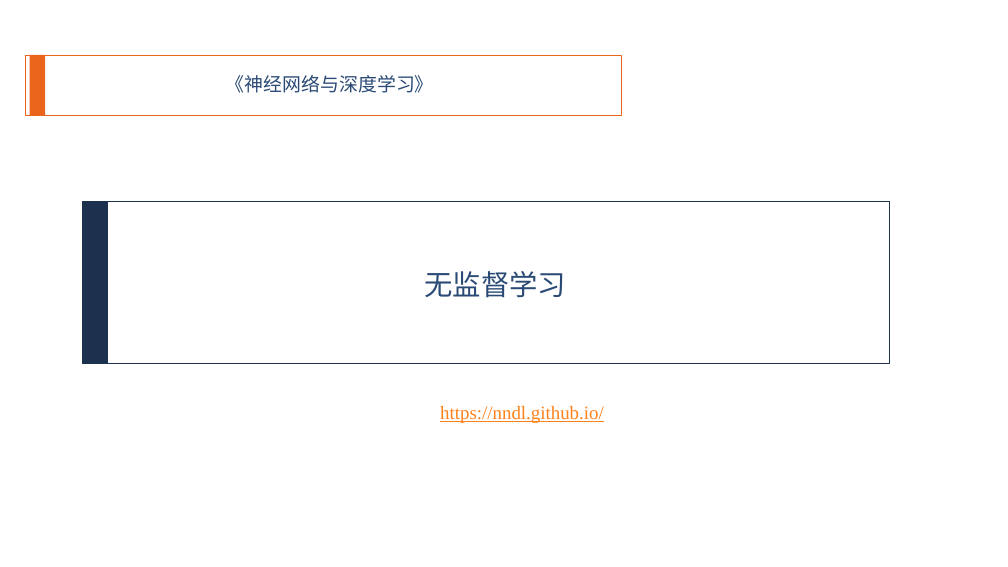
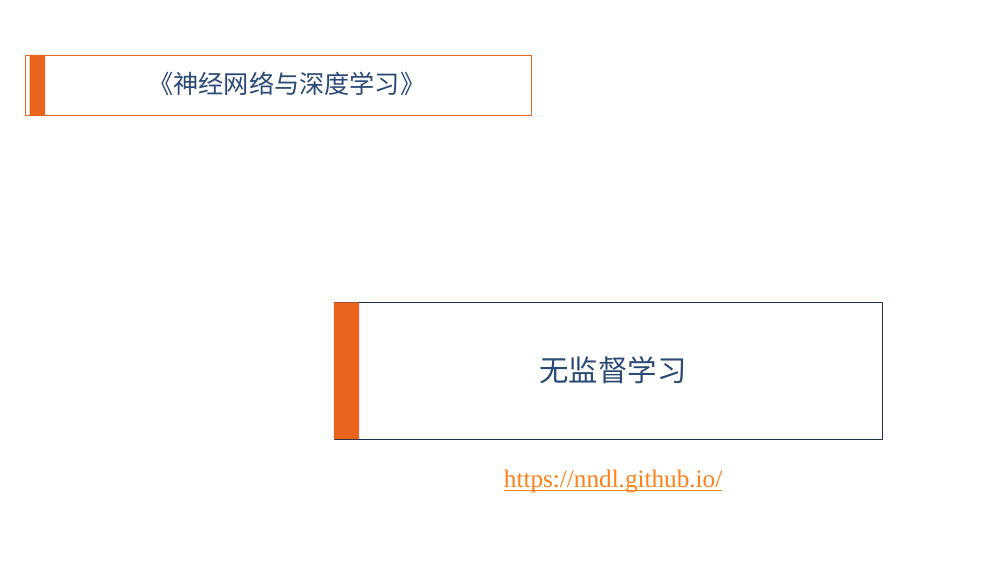
Before and after one commit to nndl/nndl.github.io, a slide deck: slide 1 of ppt/chap-无监督学习.pptx. Drawn at 1008x567 pixels with LibreOffice and Linux fonts; fonts in the diff are those of the drawing; background and template pictures are left out. Boxes give left, top, right and bottom in pixels: in the first picture for what was removed or moved away, otherwise in the second. Text is boxed around its words. In the diff, an @@ line names an element or a change of style, - is before the commit and + after.

```diff
--- a/ppt/chap-无监督学习.pptx
+++ b/ppt/chap-无监督学习.pptx
@@ rectangle resized from (x1=25, y1=56, x2=622, y2=116) to (x1=25, y1=56, x2=531, y2=116) @@
@@ subtitle "《神经网络与深度学习》" at (x1=148, y1=71, x2=425, y2=95): size 18 to 24 pt @@
@@ rectangle removed at (x1=82, y1=202, x2=107, y2=364) @@
@@ rectangle resized from (x1=82, y1=202, x2=889, y2=364) to (x1=334, y1=302, x2=883, y2=439) @@
@@ rectangle added at (x1=334, y1=302, x2=359, y2=439), fill #EB641B @@
@@ title "无监督学习" moved from (x1=424, y1=271, x2=566, y2=298) to (x1=540, y1=356, x2=687, y2=384) @@
@@ title "无监督学习" at (x1=540, y1=356, x2=687, y2=384): size 27 to 28 pt @@
@@ text "https://nndl.github.io/" at (x1=504, y1=469, x2=722, y2=493): size 18 to 24 pt @@
@@ text "https://nndl.github.io/" moved from (x1=440, y1=406, x2=604, y2=423) to (x1=504, y1=469, x2=722, y2=493) @@
```
Also in this commit, not shown: 26 other slides changed, 1 slide added, 1 slide removed, 3 other files.
